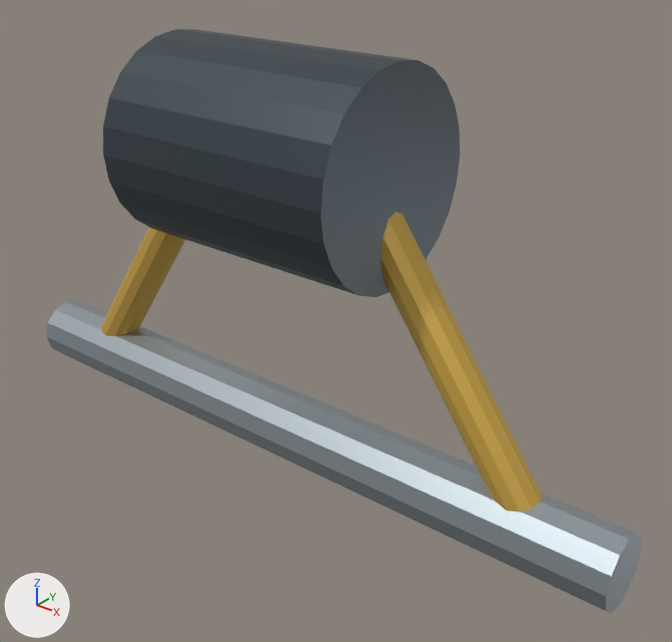
One commit to the Blender file resources/models/_source/crane_kit/grab_head.blend: the scene before it, then after it.
Camera for both pictures: a 50 mm camera at (1.52, -1.68, 0.42) aimed at (0.14, 0.04, -0.65). The axes (+X, +Y, +Z) are drawn at lower left. The lights are the same throughout. The older version comes first.

Names of what the first picture shows: 'grab_head'.
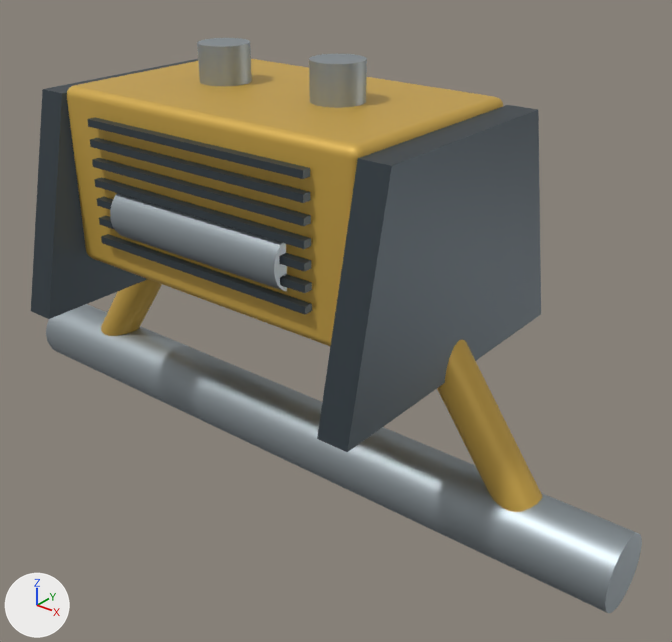
The change, as a diff of the scene's bpy script:
```diff
--- a/resources/models/_source/crane_kit/grab_head.blend.py
+++ b/resources/models/_source/crane_kit/grab_head.blend.py
@@ me_cylinder_155 @@
 # used by ob_grab_head; location = (0.0, 0.0, 0.0)
-me_cylinder_155.from_pydata(...)  # 120 vertices, 68 faces; spans x -1.0..1.0, y -0.27..0.27, z -1.1..0.05
+me_cylinder_155.from_pydata(...)  # 616 vertices, 390 faces; spans x -1.0..1.0, y -0.42..0.42, z -1.1..0.03
+# me_cylinder_155 part 1: a new loose piece, a box spanning x -0.34..0.34, y -0.312..-0.288, z -0.139..-0.121, in mat_fixed_darksteel (greyish blue #485259)
+# me_cylinder_155 part 2: a new loose piece, a box spanning x -0.34..0.34, y -0.312..-0.288, z -0.189..-0.171, in mat_fixed_darksteel (greyish blue #485259)
+# me_cylinder_155 part 3: a new loose piece, a box spanning x -0.34..0.34, y -0.312..-0.288, z -0.239..-0.221, in mat_fixed_darksteel (greyish blue #485259)
+# me_cylinder_155 part 4: a new loose piece, a box spanning x -0.34..0.34, y -0.312..-0.288, z -0.289..-0.271, in mat_fixed_darksteel (greyish blue #485259)
+# me_cylinder_155 part 5: a new loose piece, a box spanning x -0.34..0.34, y -0.312..-0.288, z -0.339..-0.321, in mat_fixed_darksteel (greyish blue #485259)
+# me_cylinder_155 part 6: a new loose piece, a box spanning x -0.34..0.34, y -0.312..-0.288, z -0.389..-0.371, in mat_fixed_darksteel (greyish blue #485259)
+# me_cylinder_155 part 7: a new loose piece, a box spanning x -0.34..0.34, y -0.312..-0.288, z -0.439..-0.421, in mat_fixed_darksteel (greyish blue #485259)
+# me_cylinder_155 part 8: a new loose piece, a 32-sided cylinder along x spanning x -0.27..0.27, y -0.33..-0.19, z -0.42..-0.28, in mat_fixed_pinsteel (grey #a6afb5)
+# me_cylinder_155 part 9: the loose piece of 48 vertices spanning x -0.35..0.35, y -0.27..0.27, z -0.49..0.05 is rebuilt with 96 vertices and now spans x -0.46..0.46, y -0.29..0.29, z -0.52..-0.06, in mat_warm_white_painted_steel (yellow #d4ad4d)
+# me_cylinder_155 part 10: 2 vertices moved within x -0.23..0.23, y -0.05, z -0.22; 12 vertices removed from x -0.8..0.8, y -0.05..0.05, z -1.02..-0.25; 276 vertices added at x -1.0..1.0, y -0.42..0.42, z -1.09..0.03
+# other edits to the shape of me_cylinder_155 do not show in these pictures
 me_cylinder_155.materials.append(mat_fixed_darksteel)
```

Changed parts and their boxes (x1, y1, x2, y2) in the pictures (672 x 642 px):
'grab_head', reshaped
    before: (46, 29, 641, 613)
    after: (31, 38, 642, 613)
part 1 of me_cylinder_155, added
    after: (87, 117, 310, 179)
part 2 of me_cylinder_155, added
    after: (90, 138, 311, 203)
part 3 of me_cylinder_155, added
    after: (92, 158, 311, 226)
part 4 of me_cylinder_155, added
    after: (94, 177, 311, 249)
part 5 of me_cylinder_155, added
    after: (97, 197, 311, 272)
part 6 of me_cylinder_155, added
    after: (99, 216, 312, 293)
part 7 of me_cylinder_155, added
    after: (101, 234, 312, 315)
part 8 of me_cylinder_155, added
    after: (110, 193, 287, 292)
part 9 of me_cylinder_155, rebuilt (22% wider, 7% taller)
    before: (103, 29, 460, 297)
    after: (67, 59, 503, 346)
part 10 of me_cylinder_155, built on
    before: (101, 220, 532, 512)
    after: (31, 38, 628, 613)
